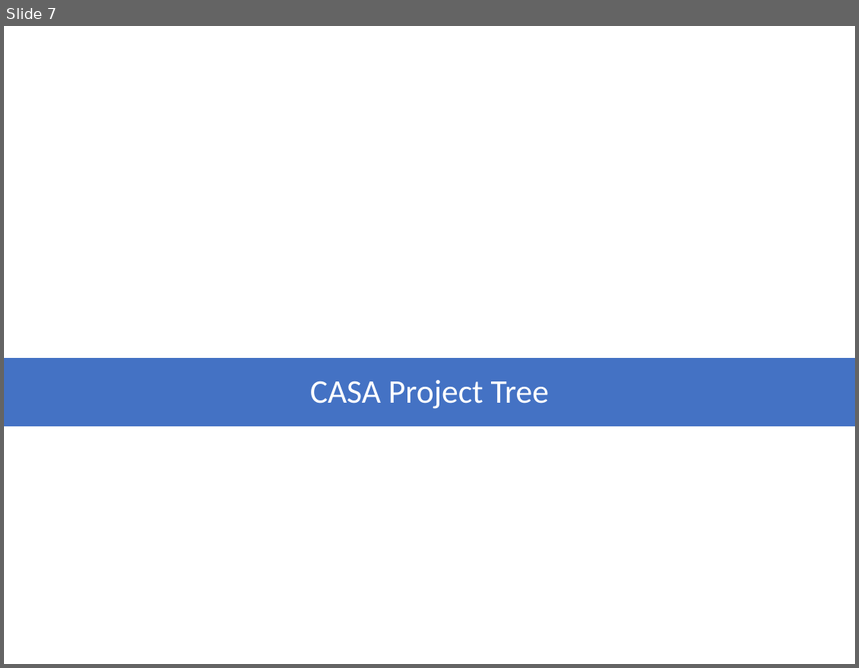
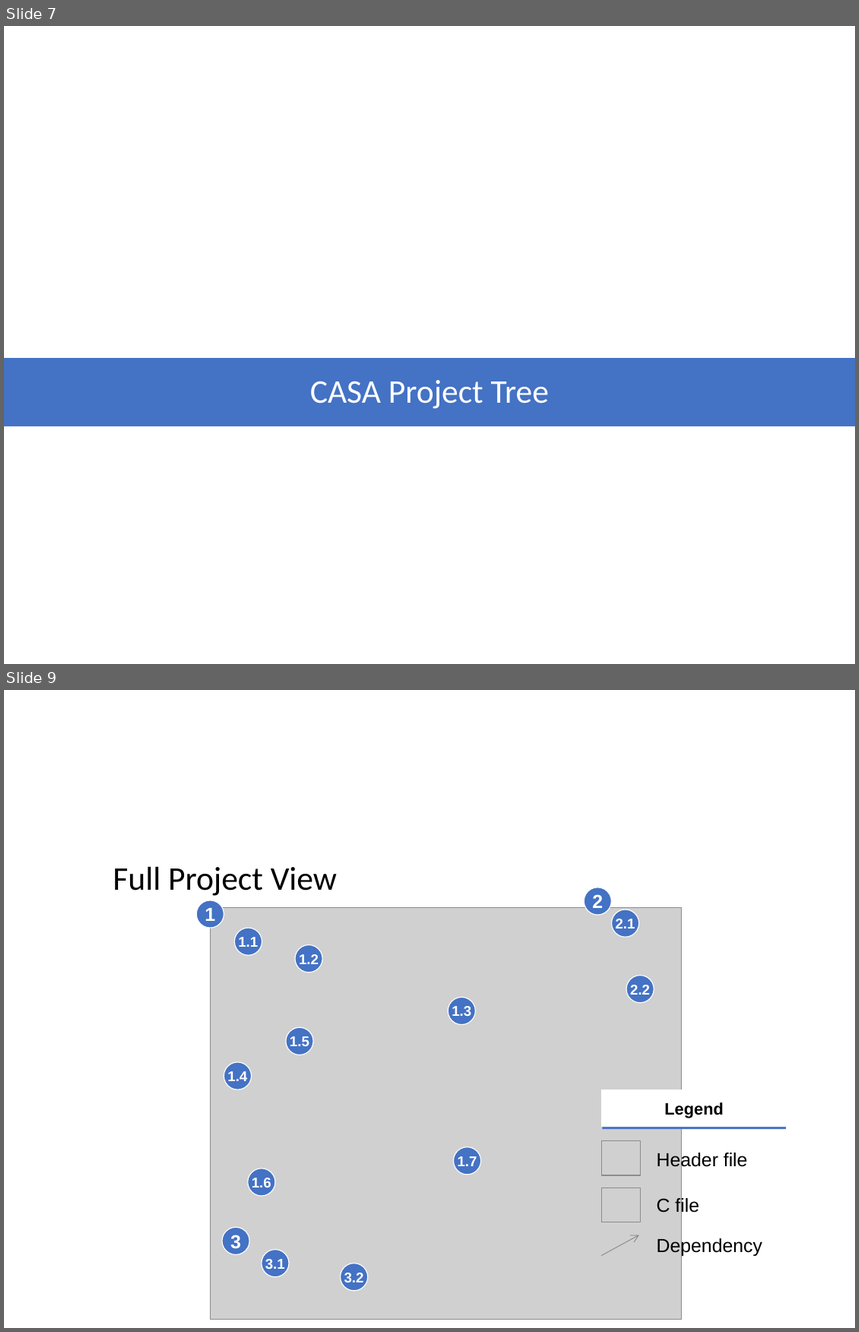
Before and after one commit to Plavit/CASA-refactor, a slide deck: docs/WIP/CASA_Feb28_v3.pptx. Shown one above the other, each under a label of ours: slide 7 before the commit, slides 7 and 9 after it; the slides between them are not shown. The pictures are 859x668 and 859x1332 pixels, drawn with LibreOffice and Linux fonts; fonts in the diff are those of the drawing; grey boxes stand for pictures; background and template pictures are left out. Boxes give left, top, right and bottom in pixels: in the first picture for what was removed or moved away, otherwise in the second. Text is boxed around its words. In the diff, an @@ line names an element or a change of style, - is before the commit and + after.

```diff
--- a/docs/WIP/CASA_Feb28_v3.pptx
+++ b/docs/WIP/CASA_Feb28_v3.pptx
@@ slide 9 added at (x1=4, y1=690, x2=855, y2=1328), background #FFFFFF @@
@@ title added at (x1=113, y1=866, x2=337, y2=896), 28 pt, text #000000 @@
+Full Project View
@@ ellipse added at (x1=584, y1=888, x2=611, y2=915), fill #4472C4, outline #FFFFFF 0.75 pt, 16 pt, text #FFFFFF, bold @@
+2
@@ ellipse added at (x1=196, y1=901, x2=224, y2=927), fill #4472C4, outline #FFFFFF 0.75 pt, 16 pt, text #FFFFFF, bold @@
+1
@@ picture added at (x1=210, y1=908, x2=682, y2=1320) @@
@@ ellipse added at (x1=612, y1=910, x2=639, y2=937), fill #4472C4, outline #FFFFFF 0.75 pt, 12 pt, text #FFFFFF, bold @@
+2.1
@@ ellipse added at (x1=235, y1=929, x2=262, y2=955), fill #4472C4, outline #FFFFFF 0.75 pt, 12 pt, text #FFFFFF, bold @@
+1.1
@@ ellipse added at (x1=295, y1=945, x2=322, y2=973), fill #4472C4, outline #FFFFFF 0.75 pt, 12 pt, text #FFFFFF, bold @@
+1.2
@@ ellipse added at (x1=626, y1=975, x2=654, y2=1002), fill #4472C4, outline #FFFFFF 0.75 pt, 12 pt, text #FFFFFF, bold @@
+2.2
@@ ellipse added at (x1=449, y1=997, x2=475, y2=1024), fill #4472C4, outline #FFFFFF 0.75 pt, 12 pt, text #FFFFFF, bold @@
+1.3
@@ ellipse added at (x1=286, y1=1028, x2=313, y2=1055), fill #4472C4, outline #FFFFFF 0.75 pt, 12 pt, text #FFFFFF, bold @@
+1.5
@@ ellipse added at (x1=224, y1=1063, x2=251, y2=1090), fill #4472C4, outline #FFFFFF 0.75 pt, 12 pt, text #FFFFFF, bold @@
+1.4
@@ rectangle added at (x1=601, y1=1090, x2=787, y2=1128), fill #FFFFFF, 14 pt, text #000000, bold @@
+Legend
@@ picture added at (x1=601, y1=1141, x2=640, y2=1175) @@
@@ ellipse added at (x1=247, y1=1168, x2=275, y2=1195), fill #4472C4, outline #FFFFFF 0.75 pt, 12 pt, text #FFFFFF, bold @@
+1.6
@@ ellipse added at (x1=453, y1=1147, x2=481, y2=1174), fill #4472C4, outline #FFFFFF 0.75 pt, 12 pt, text #FFFFFF, bold @@
+1.7
@@ text added at (x1=657, y1=1151, x2=748, y2=1171), 16 pt, text #000000 @@
+Header file
@@ picture added at (x1=601, y1=1188, x2=640, y2=1222) @@
@@ text added at (x1=657, y1=1197, x2=699, y2=1217), 16 pt, text #000000 @@
+C file
@@ ellipse added at (x1=222, y1=1228, x2=249, y2=1255), fill #4472C4, outline #FFFFFF 0.75 pt, 16 pt, text #FFFFFF, bold @@
+3
@@ arrow added from (601, 1256) to (639, 1236), #808080 0.5 pt @@
@@ ellipse added at (x1=262, y1=1250, x2=289, y2=1277), fill #4472C4, outline #FFFFFF 0.75 pt, 12 pt, text #FFFFFF, bold @@
+3.1
@@ text added at (x1=657, y1=1237, x2=762, y2=1257), 16 pt, text #000000 @@
+Dependency
@@ ellipse added at (x1=340, y1=1264, x2=367, y2=1291), fill #4472C4, outline #FFFFFF 0.75 pt, 12 pt, text #FFFFFF, bold @@
+3.2
```
Also in this commit, not shown: 1 slide changed, 3 other files.
